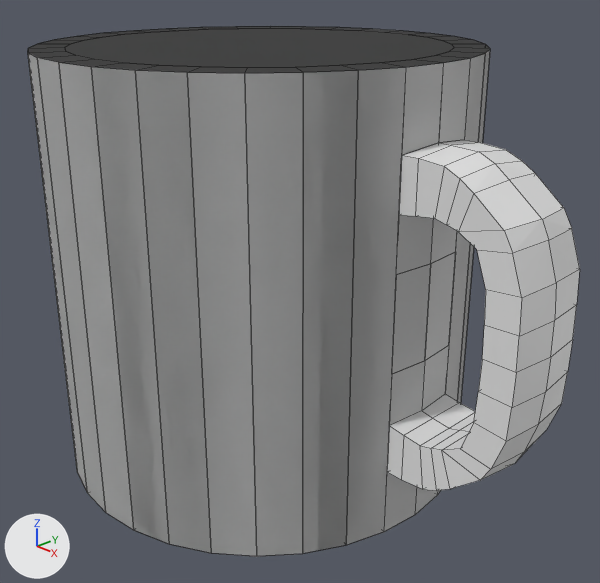
The Blender file blender/mug.blend, before and after one commit.
Before and after are seen from a camera (50 mm lens) standing at (2.88, -2.58, 2.33) and looking at (0.29, -0.04, 0.88). The lights are fixed; the arrows at lower left show +X, +Y and +Z. Mesh edges are drawn as thin lines.
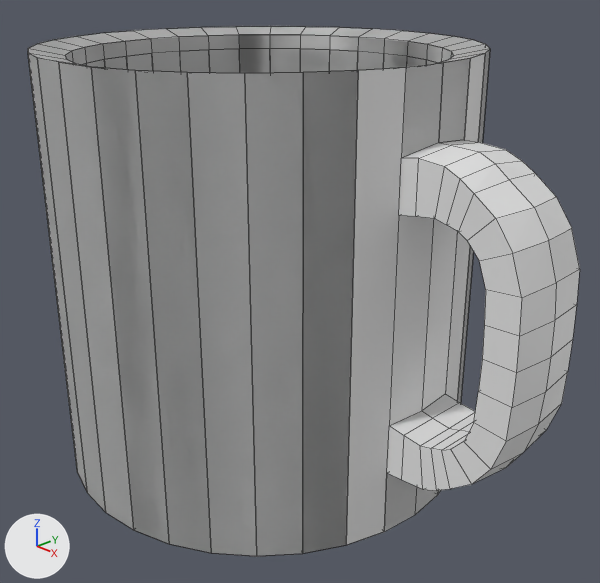
Commit message: Mug first iteration

Boxes [x1, y1, x2, y2] around the edits, measured in the pictures (600 x 583 px):
'Cylinder', reshaped, modifiers changed
    both: [28, 26, 580, 556]
part 1 of me_cylinder_001, built on
    before: [28, 26, 572, 545]
    after: [28, 26, 577, 554]

The edits, one by one:
me_cylinder_001 is used by ob_cylinder; location (0.0, 0.0, 0.97).
me_cylinder_001 had 174 vertices, 128 faces, 1 loose edge and spanned x -1.0..1.56, y -1.0..1.0, z -1.0..1.0.
me_cylinder_001 now has 613 vertices, 494 faces, 5 loose edges and spans x -1.0..1.56, y -1.0..1.0, z -1.0..1.0.
me_cylinder_001 part 1: 30 vertices moved from x -0.83..0.83, y -0.85..0.85, z 1.0 to x -0.83..0.83, y -0.85..0.85, z 0.97; 13 vertices removed from x -0.85..1.47, y -0.2..0.2, z -0.67..1.0; 452 vertices added at x -1.0..1.56, y -1.0..1.0, z -1.0..1.0.
Object 'Cylinder' (ob_cylinder) loses its MIRROR modifier named 'Mirror'.
Modifier setting removed (it was use_axis = (False, True, True)).
